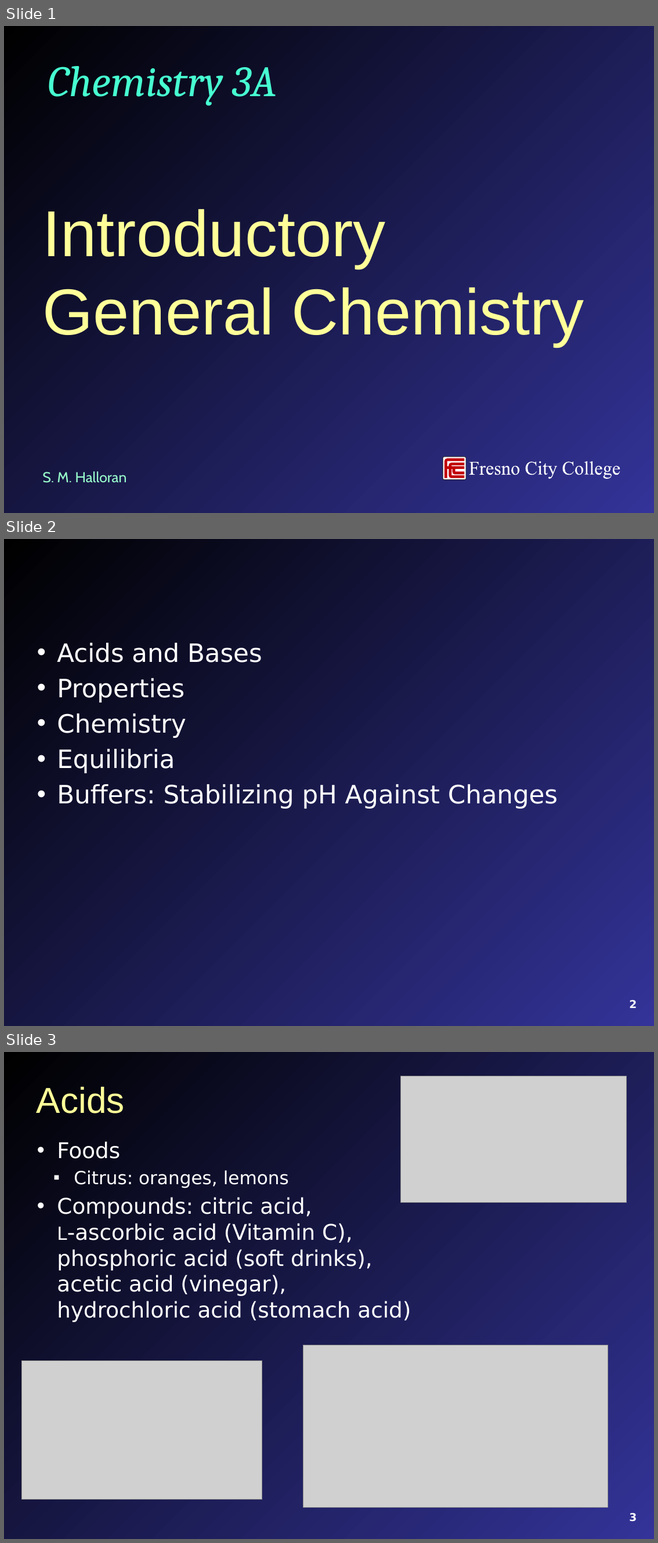
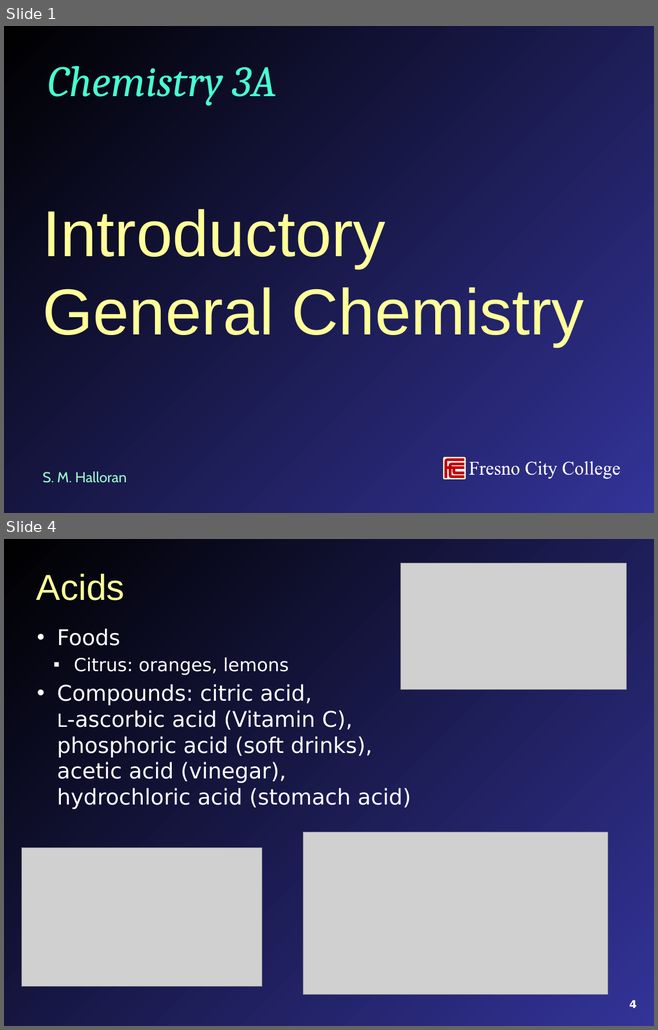
Before and after one commit to mavigozler/mavigozler.github.io, a slide deck: Teaching/Chemistry/Lecture Slides/FCC Chem 3A Chap 12 Content.pptx. Shown one above the other, each under a label of ours: slides 1, 2 and 3 before the commit, slides 1 and 4 after it; the slides between them are not shown. The pictures are 658x1543 and 658x1030 pixels, drawn with LibreOffice and Linux fonts; fonts in the diff are those of the drawing; grey boxes stand for pictures. Boxes give left, top, right and bottom in pixels: in the first picture for what was removed or moved away, otherwise in the second. Text is boxed around its words. In the diff, an @@ line names an element or a change of style, - is before the commit and + after.

```diff
--- a/Teaching/Chemistry/Lecture Slides/FCC Chem 3A Chap 12 Content.pptx
+++ b/Teaching/Chemistry/Lecture Slides/FCC Chem 3A Chap 12 Content.pptx
@@ slide 2 removed at <box>4,539,654,1026</box>, background gradient #000000 to #333399 @@
@@ text removed at <box>57,643,557,809</box> @@
-• Acids and Bases
-• Properties
-• Chemistry
-• Equilibria
-• Buffers: Stabilizing pH Against Changes
@@ page number removed at <box>629,1000,636,1008</box> @@
-2
@@ what was slide 3 is now slide 4 @@
@@ page number at <box>629,1000,636,1008</box>: text changed @@
-3
+4
```
Also in this commit, not shown: 28 slides added, 1 other slide removed, 5 other files.
